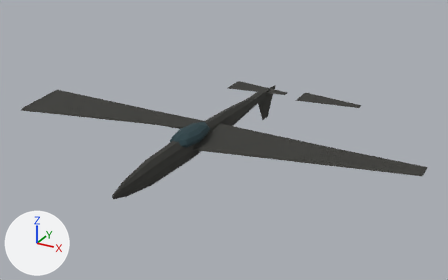
The glTF model game/assets/units/b17_Destroyed.glb, before and after one commit.
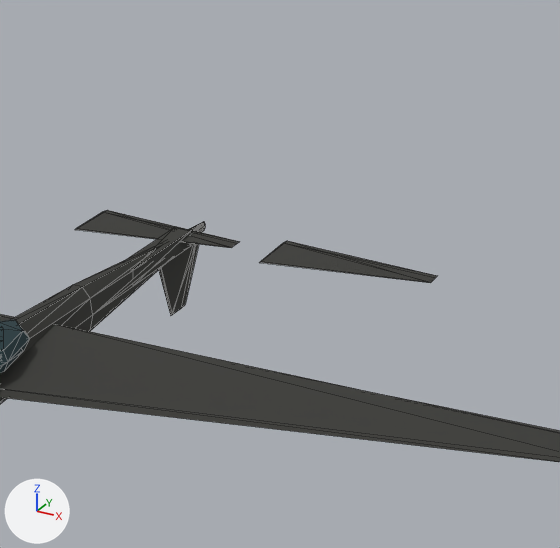
Old and new are each drawn whole from a camera (50 mm lens) standing at (21.0, -36.1, 19.6) and looking at (0.9, 0.4, 1.3) and again close up on the part from 44% to 91% of the width and 1% to 74% of the height. The lights are fixed; the arrows at lower left show +X, +Y and +Z. The last two pictures show the newer version. The close-ups show mesh edges as thin lines. Where no turn or scale is listed for an object, it has been applied to the vertices.

The first close-up shows 'Cockpit', 'Elevator_L', 'Elevator_R', 'Fuselage', 'Rudder', 'TailBoom', 'Wing_R' and 1 more.
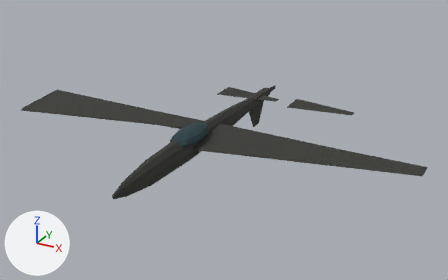
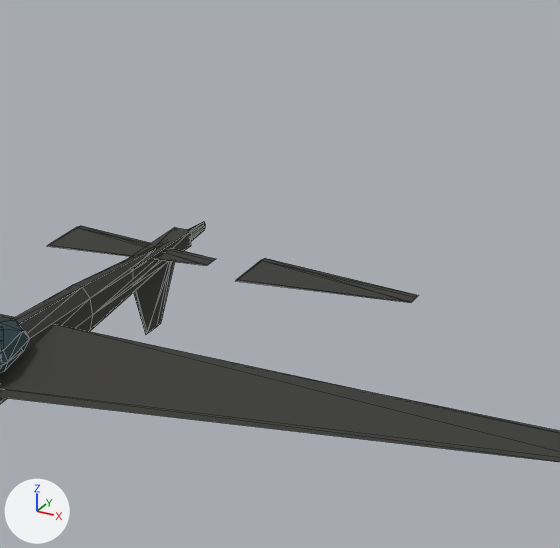
The change in detail:
Object 'Elevator_L' (ob_elevator_l) moves from (-3.17, 9.49, 2.26) to (-3.17, 7.68, 2.26).
Object 'Elevator_R' (ob_elevator_r) moves from (3.17, 9.49, 2.26) to (3.17, 7.68, 2.26).
Object 'Rudder' (ob_rudder) moves from (0.0, 9.49, 2.15) to (0.0, 7.68, 2.15).

Pixel boxes [x1, y1, x2, y2] of what changed, in the close-ups (560 x 548 px):
'Elevator_R', moved: before [259, 241, 437, 283]; after [236, 258, 418, 303]
'Elevator_L', moved: before [75, 210, 240, 248]; after [48, 226, 215, 266]
'Rudder', moved: before [159, 243, 199, 315]; after [133, 261, 175, 335]
